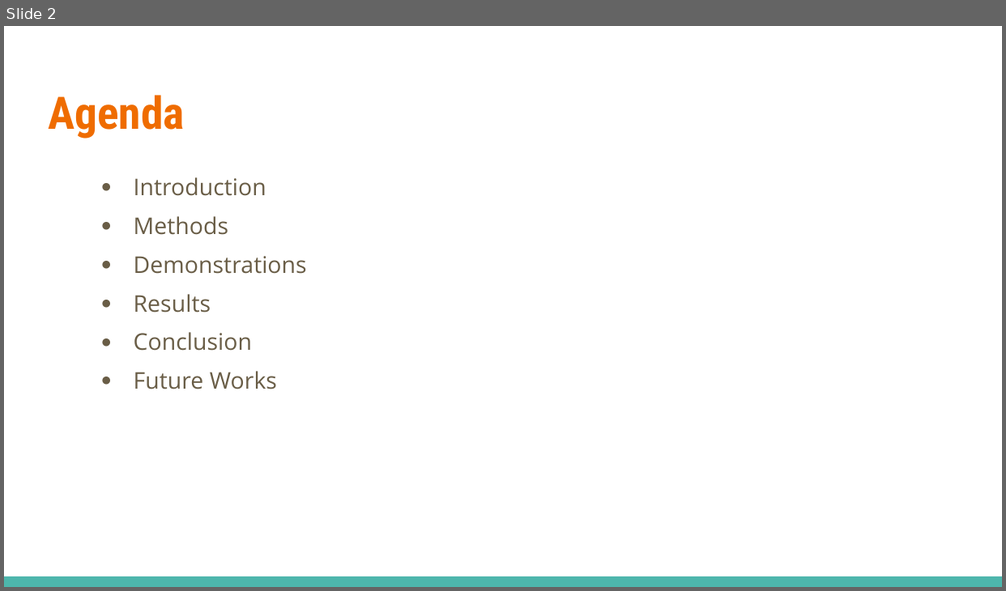
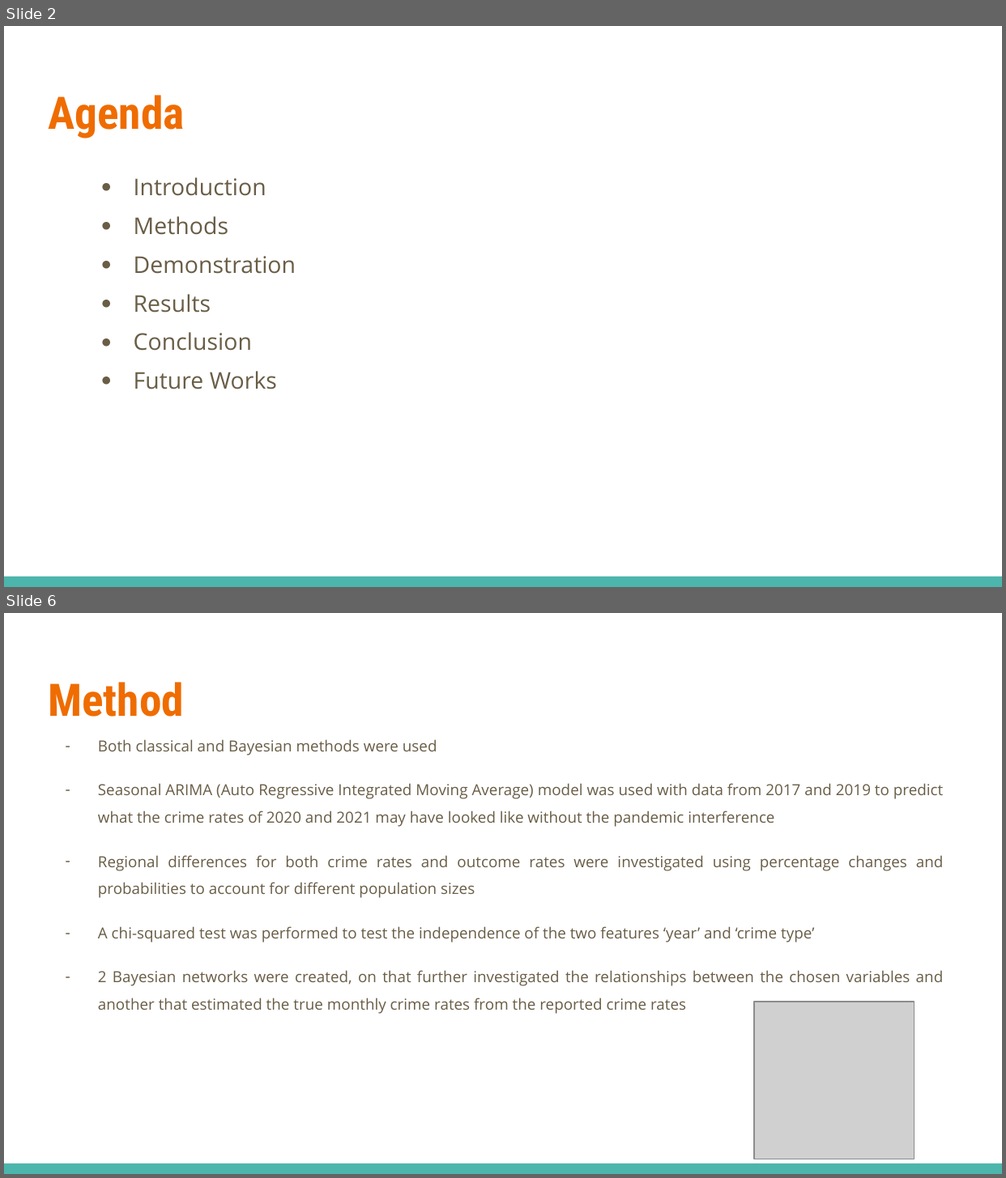
Before and after one commit to elliot-linsey/QMUL, a slide deck: EOY Project/Presentation.pptx. Shown one above the other, each under a label of ours: slide 2 before the commit, slides 2 and 6 after it; the slides between them are not shown. The pictures are 1006x591 and 1006x1178 pixels, drawn with LibreOffice and Linux fonts; fonts in the diff are those of the drawing; grey boxes stand for pictures. Boxes give left, top, right and bottom in pixels: in the first picture for what was removed or moved away, otherwise in the second. Text is boxed around its words. In the diff, an @@ line names an element or a change of style, - is before the commit and + after.

```diff
--- a/EOY Project/Presentation.pptx
+++ b/EOY Project/Presentation.pptx
@@ slide 6 added at (4,613,1002,1174), background #FFFFFF; not listed: 1 template element that a slide beside it also shows @@
@@ title added at (48,682,184,717), 32.4 pt, text #EF6C00, bold @@
+Method
@@ text added at (98,739,944,1014), 11 pt, text #695D46 @@
+– Both classical and Bayesian methods were used
+– Seasonal ARIMA (Auto Regressive Integrated Moving Average) model was used with data from 2017 and 2019 to predict what the crime rates of 2020 and 2021 may have looked like without the pandemic interference
+– Regional differences for both crime rates and outcome rates were investigated using percentage changes and probabilities to account for different population sizes
+– A chi-squared test was performed to test the independence of the two features ‘year’ and ‘crime type’
+– 2 Bayesian networks were created, on that further investigated the relationships between the chosen variables and another that estimated the true monthly crime rates from the reported crime rates
@@ picture added at (754,1002,914,1160) @@
@@ slide 2 changed as well @@
@@ text at (134,256,296,274): text changed @@
-● Demonstrations
+● Demonstration
```
Also in this commit, not shown: 1 other slide changed, 7 other slides added, 1 slide removed.
